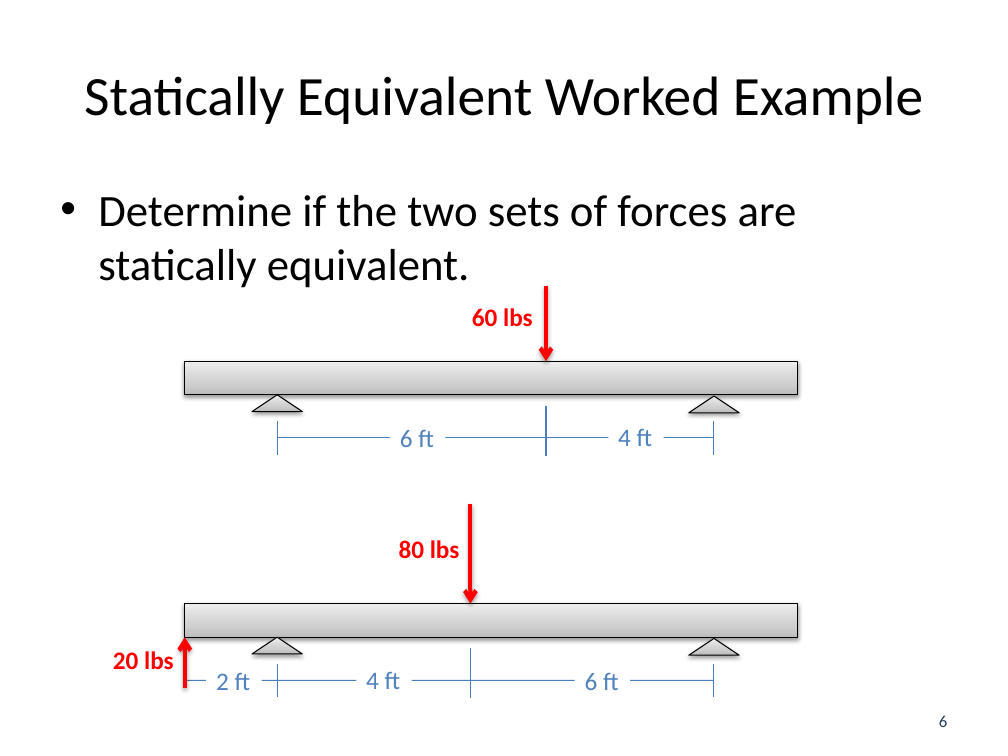
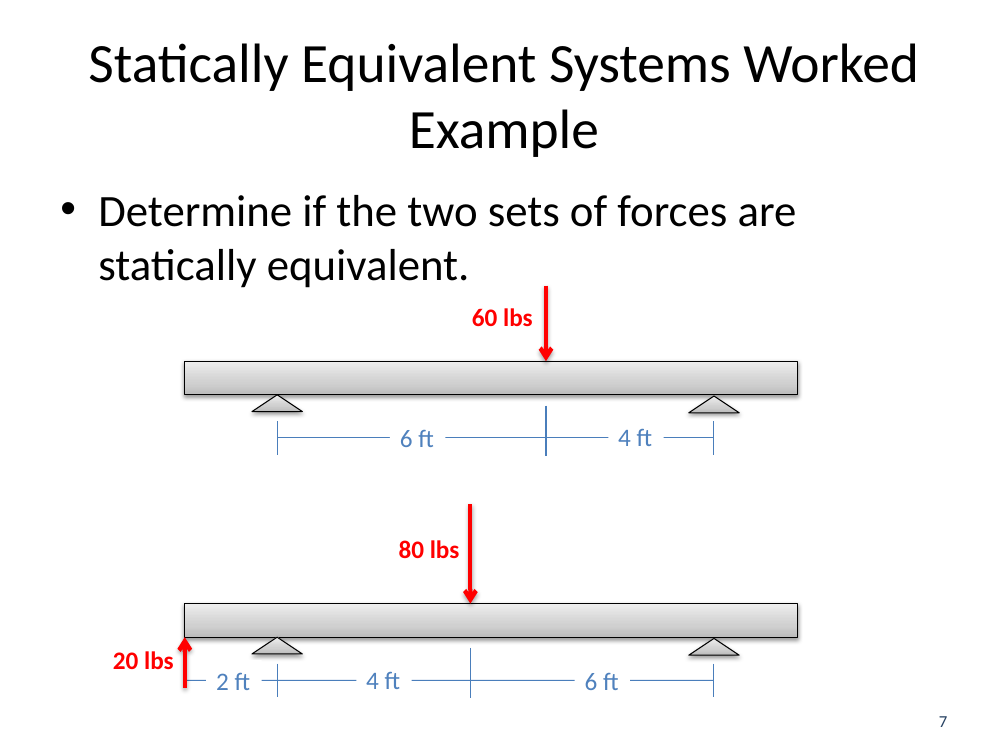
Before and after one commit to JacobMoore/mechanics_textbook, a slide deck: slide 7 of Lecture Slides/VideoLectureSlides/4.1.pptx (slide 6 before the commit). Drawn at 1008x756 pixels with LibreOffice and Linux fonts; fonts in the diff are those of the drawing. Boxes give left, top, right and bottom in pixels: in the first picture for what was removed or moved away, otherwise in the second. Text is boxed around its words. In the diff, an @@ line names an element or a change of style, - is before the commit and + after.

Commit message:
Added Various Worked Example Videos

```diff
--- a/Lecture Slides/VideoLectureSlides/4.1.pptx
+++ b/Lecture Slides/VideoLectureSlides/4.1.pptx
@@ title at [88, 43, 919, 157]: text changed @@
-Statically Equivalent Worked Example
+Statically Equivalent Systems Worked Example
@@ page number at [939, 716, 947, 727]: text changed @@
-6
+7
```
Also in this commit, not shown: 1 other slide changed, 2 slides added, 22 other files.
